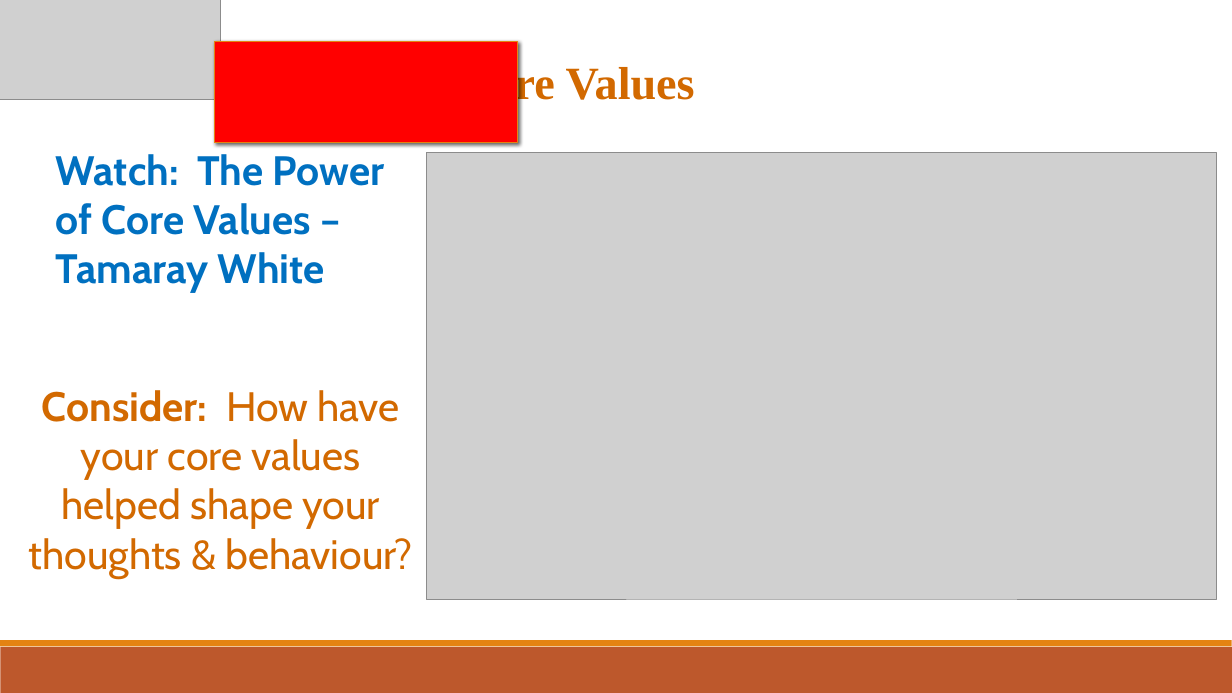
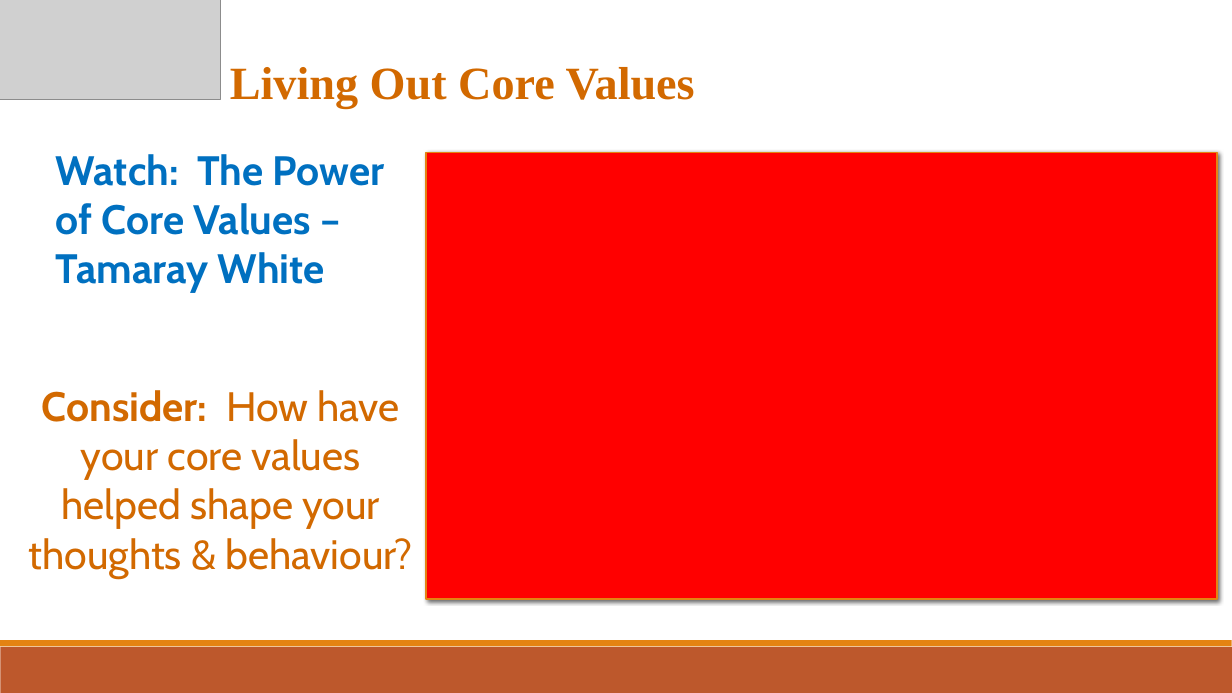
Before and after one commit to schmosbyy/pptToPdf, a slide deck: slide 11 of output/Leadership Module DM2 - Living Out Core Values.pptx. Drawn at 1232x693 pixels with LibreOffice and Linux fonts; fonts in the diff are those of the drawing; grey boxes stand for pictures. Boxes give left, top, right and bottom in pixels: in the first picture for what was removed or moved away, otherwise in the second. Text is boxed around its words. In the diff, an @@ line names an element or a change of style, - is before the commit and + after.

```diff
--- a/output/Leadership Module DM2 - Living Out Core Values.pptx
+++ b/output/Leadership Module DM2 - Living Out Core Values.pptx
@@ rectangle: place and size @@
-rectangle at (214, 42, 518, 142)
+rectangle at (426, 152, 1217, 599)
@@ picture removed at (426, 152, 1217, 599) @@
```
Also in this commit, not shown: 1 other slide changed, 2 other files.
